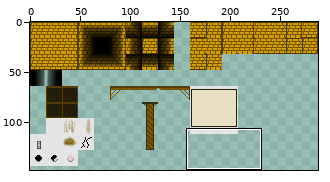
Sprite sheet -- sprites/tileset.png. Above: a wide view before the commit, with the close-up outlined.
Close-up. The starting point:
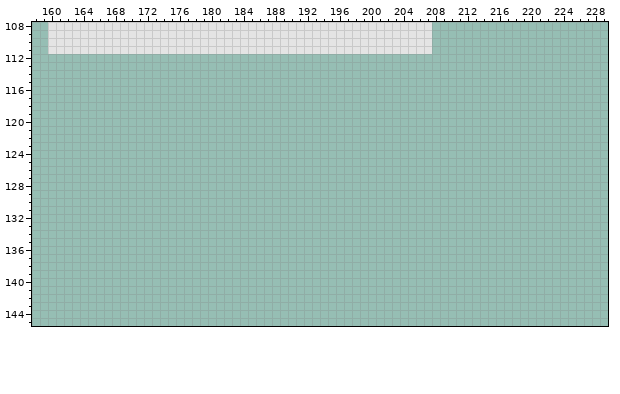
The file is 288x160 pixels. Colours within 5 levels of each other are drawn and written as one. Shown: x 158..229, y 108..145. The wide view leaves out empty margins. The commit also changed other parts of the picture, which this record leaves out.
And afterwards:
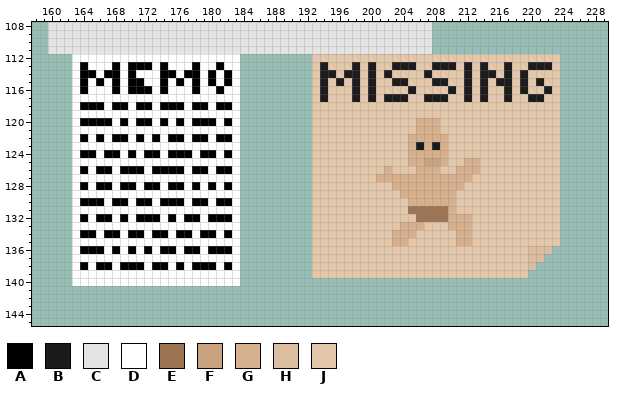
Palette (. is transparent): A #000000  B #1b1b1b  C #e4e4e4  D #ffffff  E #9e7552  F #c9a280  G #d6af8c  H #dcbd9f  J #e3c7ab
The edit:
Changed rows in their new state; - is an unchanged pixel.
first column x 163:
112 DDDDDDDDDDDDDDDDDDDDD---------JJJJJJJJJJJJJJJJJJJJJJJJJJJJJJJ
113 DADDDADAAADADDDADDADD---------JBJJJBJBJJBBBJJBBBJBJBJJBJJBBBJ
114 DAADAADADDDAADAADADAD---------JBBJBBJBJBJJJJBJJJJBJBBJBJBJJJJ
115 DADADADAADDADADADADAD---------JBJBJBJBJJBBJJJBBJJBJBJBBJBJBJJ
116 DADDDADAAADADDDADDADD---------JBJJJBJBJJJJBJJJJBJBJBJJBJBJJBJ
117 DDDDDDDDDDDDDDDDDDDDD---------JBJJJBJBJBBBJJBBBJJBJBJJBJJBBJJ
118 DAAADAADAADAAADAADAAD---------JJJJJJJJJJJJJJJJJJJJJJJJJJJJJJJ
119 DDDDDDDDDDDDDDDDDDDDD---------JJJJJJJJJJJJJJJJJJJJJJJJJJJJJJJ
120 DAAAADADAADADADAAADAD---------JJJJJJJJJJJJJGGGJJJJJJJJJJJJJJJ
121 DDDDDDDDDDDDDDDDDDDDD---------JJJJJJJJJJJJJGGGJJJJJJJJJJJJJJJ
122 DADADAADADADAADAADAAD---------JJJJJJJJJJJJGGGGGJJJJJJJJJJJJJJ
123 DDDDDDDDDDDDDDDDDDDDD---------JJJJJJJJJJJJGBGBGJJJJJJJJJJJJJJ
124 DAADAADADAADAAADAADAD---------JJJJJJJJJJJJGGGGGJJJJJJJJJJJJJJ
125 DDDDDDDDDDDDDDDDDDDDD---------JJJJJJJJJJJJGGFFGJJGGJJJJJJJJJJ
126 DADAADAAADAAAADAADAAD---------JJJJJJJJJGJJJGGGJJGGGJJJJJJJJJJ
127 DDDDDDDDDDDDDDDDDDDDD---------JJJJJJJJGGGGGGGGGGGGJJJJJJJJJJJ
128 DADAADAADAADAADADADAD---------JJJJJJJJJJGGGGGGGGGJJJJJJJJJJJJ
129 DDDDDDDDDDDDDDDDDDDDD---------JJJJJJJJJJJGGGGGGGJJJJJJJJJJJJJ
130 DAAADAADAADAAADAADAAD---------JJJJJJJJJJJJGGGGGGJJJJJJJJJJJJJ
131 DDDDDDDDDDDDDDDDDDDDD---------JJJJJJJJJJJJEEEEEGJJJJJJJJJJJJJ
132 DADAADADAAADADAADAAAD---------JJJJJJJJJJJJJEEEEGGGJJJJJJJJJJJ
133 DDDDDDDDDDDDDDDDDDDDD---------JJJJJJJJJJJGGGJJJGGGJJJJJJJJJJJ
134 DAADAADAADAADAADAADAD---------JJJJJJJJJJGGGJJJJJGGJJJJJJJJJJJ
135 DDDDDDDDDDDDDDDDDDDDD---------JJJJJJJJJJGGJJJJJJGGJJJJJJJJJJJ
136 DAAADADADADAADAADAAAD---------JJJJJJJJJJJJJJJJJJJJJJJJJJJHHH-
137 DDDDDDDDDDDDDDDDDDDDD---------JJJJJJJJJJJJJJJJJJJJJJJJJJJHH--
138 DADAADAAADAADADAAADAD---------JJJJJJJJJJJJJJJJJJJJJJJJJJJH---
139 DDDDDDDDDDDDDDDDDDDDD---------JJJJJJJJJJJJJJJJJJJJJJJJJJJ----
140 DDDDDDDDDDDDDDDDDDDDD----------------------------------------
Boxes around the changes in both close-ups, in picture pixels (x1, y1, x2, y2):
added: (72, 54, 240, 286)
added: (312, 54, 560, 278)
